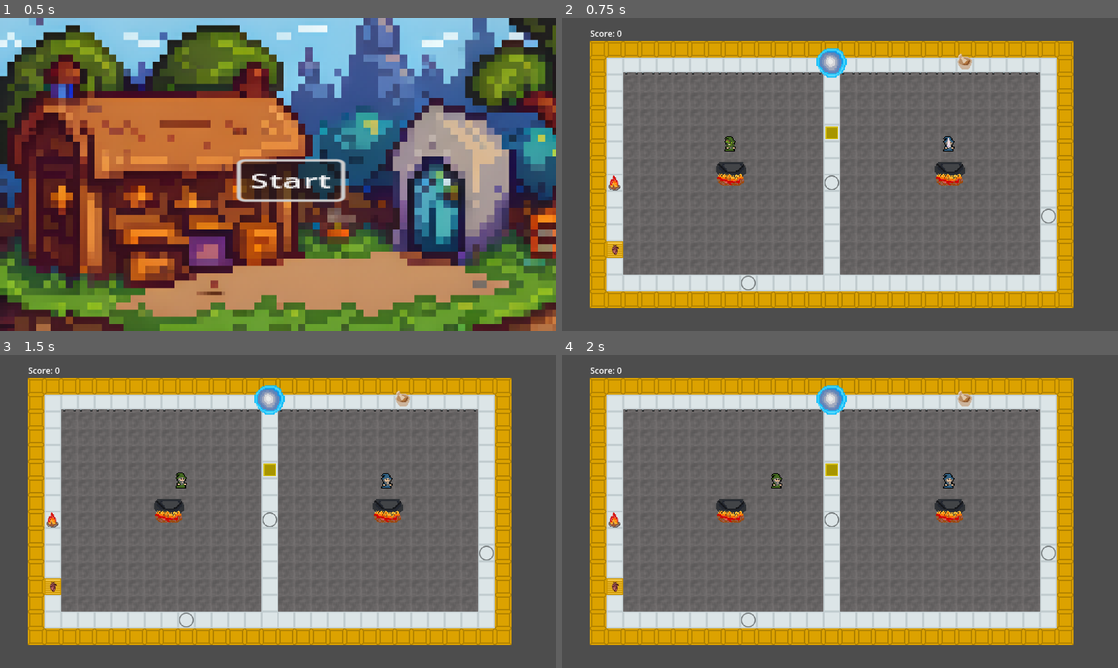
Above: before the commit, frames 1-4 (two rows, left to right).
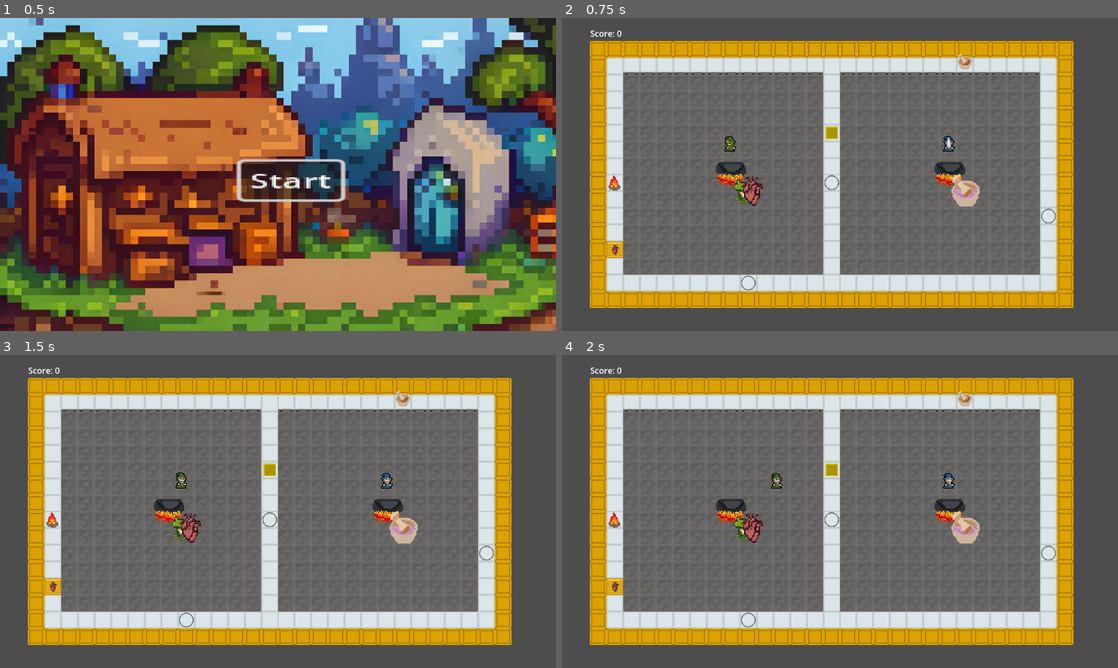
Above: after the commit, the same moments.

Repository: noriakisana/frankengamejam-2023
Game: Godot game, scene res://mainmenu/mainmenu.tscn
The game is run twice, just before and just after one commit, with the same random seed, the same clock (stepped at 60 frames per second) and the same inputs.
Inputs:
- Up to frame 1 (0.5 s): no input
- Up to frame 2 (0.75 s): click "Start" at 0.5 s
- Up to frame 3 (1.5 s): tap Enter (interact_p2) at 1.25 s; hold D (walk_right_p1) from 1.28 s (still down); tap E (interact_p1) at 1.35 s
- Up to frame 4 (2 s): keep holding D (walk_right_p1)

Frame 1 is identical in both runs. In frame 2, 1.1% of the frame differs, in the area x 30-76%, y 9-61%; in frame 3, 1.1%; in frame 4, 1.1%.

Commit message:
Added draft of recipepanel

Diff:
--- a/equipment/caldron_on_fire/caldron_on_fire.gd
+++ b/equipment/caldron_on_fire/caldron_on_fire.gd
@@ -4,13 +4,12 @@
 
 @export var processing_time = 5
 var ingredients = []
-var recipe = [Ingredient.Type.HEART, Ingredient.Type.FROG]
-
-var recipe2 = [Ingredient.Type.FRIED_FROG, Ingredient.Type.GRINDED_UNICORN]
+var recipe = [Ingredient.Type.FROG,Ingredient.Type.HEART]
 
 @onready var container = $Control/HBoxContainer
 
-@onready var ingredient_template = preload("res://equipment/caldron_on_fire/recipe_panel/RecipePanel.tscn")
+
+@onready var panel_template = preload("res://equipment/caldron_on_fire/recipe_panel/RecipePanel.tscn")
 
 func _ready():
 	super()
@@ -18,8 +17,33 @@
 
 	#var texture_rect = TextureRect.new()
 	#texture_rect.texture = load("res://ingredients/unicorn/unicorn1.png")
-	var ingredient = ingredient_template.instantiate()
-	container.add_child(ingredient)
+	show_recipe()
+
+func show_recipe():
+	for item_type in recipe:
+		var ingredient = panel_template.instantiate()
+		var texture_rect = ingredient.get_child(0)
+		texture_rect.set_texture(get_ingredient_img(item_type))
+		container.add_child(ingredient)
+
+func get_ingredient_img(ingredient_type: Type):
+	if ingredient_type == Ingredient.Type.FAIRYDUST:
+		return load("res://ingredients/fairydust/fairydust.png")
+	elif ingredient_type == Ingredient.Type.UNICORN:
+		return load("res://ingredients/unicorn/unicorn.tscn")
+	elif ingredient_type == Ingredient.Type.GRINDED_UNICORN:
+		return load("res://ingredients/grinded_unicorn/grinded_unicorn.png")
+	elif ingredient_type == Ingredient.Type.FROG:
+		return load("res://ingredients/frog/frog.png")
+	elif ingredient_type == Ingredient.Type.FRIED_FROG:
+		return load("res://ingredients/fried_frog/fried_frog.png")
+	elif ingredient_type == Ingredient.Type.HEART:
+		return load("res://ingredients/dragonheart/dragonheart.png")
+	elif ingredient_type == Ingredient.Type.SNAKE:
+		return load("res://ingredients/snake/snake.png")
+	elif ingredient_type == Ingredient.Type.CHOPPED_HEART:
+		return load("res://ingredients/dragonheartslices/dragonheartslices.png")
+
 
 func _process(delta):
 	super(delta)
--- a/equipment/caldron_on_fire/caldron_on_fire_left.gd
+++ b/equipment/caldron_on_fire/caldron_on_fire_left.gd
@@ -1,11 +1,7 @@
-extends Node
+extends caldron_on_fire
 
+class_name caldron_on_fire_left
 
-# Called when the node enters the scene tree for the first time.
 func _ready():
-	pass # Replace with function body.
-
-
-# Called every frame. 'delta' is the elapsed time since the previous frame.
-func _process(delta):
-	pass
+	recipe = [Ingredient.Type.FROG, Ingredient.Type.HEART]
+	super()
--- a/equipment/caldron_on_fire/caldron_on_fire_right.gd
+++ b/equipment/caldron_on_fire/caldron_on_fire_right.gd
@@ -1,11 +1,7 @@
-extends Node
+extends caldron_on_fire
 
+class_name caldron_on_fire_right
 
-# Called when the node enters the scene tree for the first time.
 func _ready():
-	pass # Replace with function body.
-
-
-# Called every frame. 'delta' is the elapsed time since the previous frame.
-func _process(delta):
-	pass
+	recipe = [Ingredient.Type.GRINDED_UNICORN]
+	super()
--- a/equipment/caldron_on_fire/recipe_panel/RecipePanel.tscn
+++ b/equipment/caldron_on_fire/recipe_panel/RecipePanel.tscn
@@ -11,5 +11,5 @@
 
 [node name="Ingredient" type="TextureRect" parent="."]
 layout_mode = 0
-offset_right = 40.0
-offset_bottom = 40.0
+offset_right = 20.0
+offset_bottom = 20.0
--- a/equipment/portal/portal.tscn
+++ b/equipment/portal/portal.tscn
@@ -1,11 +1,12 @@
 [gd_scene load_steps=6 format=3 uid="uid://cs5xf0xnx3rqd"]
 
-[ext_resource type="Texture2D" uid="uid://cwqn8iv5ji71u" path="res://equipment/portal/portal.png" id="1_idji4"]
+[ext_resource type="Texture2D" uid="uid://bksoottguedoq" path="res://equipment/portal/portal.png" id="1_idji4"]
 [ext_resource type="Script" path="res://equipment/portal/portal.gd" id="2_d1ut8"]
 
 [sub_resource type="AtlasTexture" id="AtlasTexture_7mo3f"]
 atlas = ExtResource("1_idji4")
 region = Rect2(96, 0, 32, 32)
+margin = Rect2(0, 23, 0, 256)
 
 [sub_resource type="Animation" id="Animation_p20os"]
 resource_name = "mortar_animation"
@@ -30,7 +31,6 @@
 
 [node name="Portal" type="Sprite2D"]
 texture = SubResource("AtlasTexture_7mo3f")
-frame = 1
 script = ExtResource("2_d1ut8")
 
 [node name="AnimationPlayer" type="AnimationPlayer" parent="."]
--- a/main.tscn
+++ b/main.tscn
@@ -12,8 +12,10 @@
 [ext_resource type="PackedScene" uid="uid://dbg04egj6hkiu" path="res://equipment/fireplace/fireplace.tscn" id="8_8rbuo"]
 [ext_resource type="PackedScene" uid="uid://djphhge7lb61q" path="res://equipment/mortar/mortar.tscn" id="11_s1vc2"]
 [ext_resource type="PackedScene" uid="uid://dwbtiapktvd17" path="res://equipment/caldron_on_fire/caldron_on_fire.tscn" id="12_y8u6k"]
+[ext_resource type="Script" path="res://equipment/caldron_on_fire/caldron_on_fire_left.gd" id="13_20xda"]
 [ext_resource type="Script" path="res://score.gd" id="13_dmlrm"]
 [ext_resource type="PackedScene" uid="uid://cs5xf0xnx3rqd" path="res://equipment/portal/portal.tscn" id="13_oyv04"]
+[ext_resource type="Script" path="res://equipment/caldron_on_fire/caldron_on_fire_right.gd" id="14_6jdh6"]
 
 [sub_resource type="TileSetAtlasSource" id="TileSetAtlasSource_0v1r0"]
 texture = ExtResource("1_l7bjk")
@@ -103,10 +105,12 @@
 [node name="CaldronLeft" parent="Equipments" instance=ExtResource("12_y8u6k")]
 position = Vector2(-210, 0)
 scale = Vector2(2, 2)
+script = ExtResource("13_20xda")
 
 [node name="CaldronRight" parent="Equipments" instance=ExtResource("12_y8u6k")]
 position = Vector2(210, 0)
 scale = Vector2(2, 2)
+script = ExtResource("14_6jdh6")
 
 [node name="Portal" parent="Equipments" instance=ExtResource("13_oyv04")]
 position = Vector2(-17, -216)
Not shown: 1 places in main.tscn that only renumber resources
